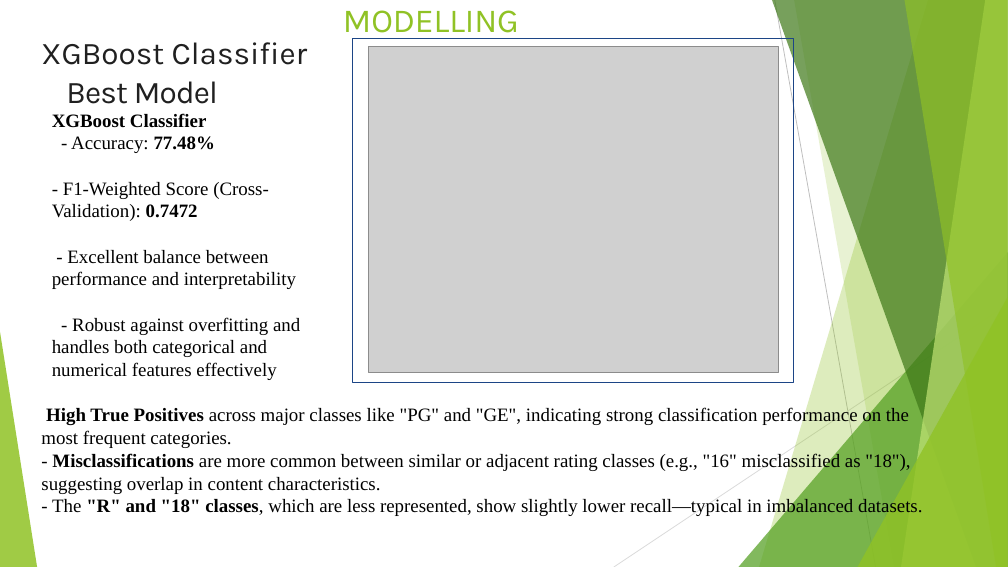
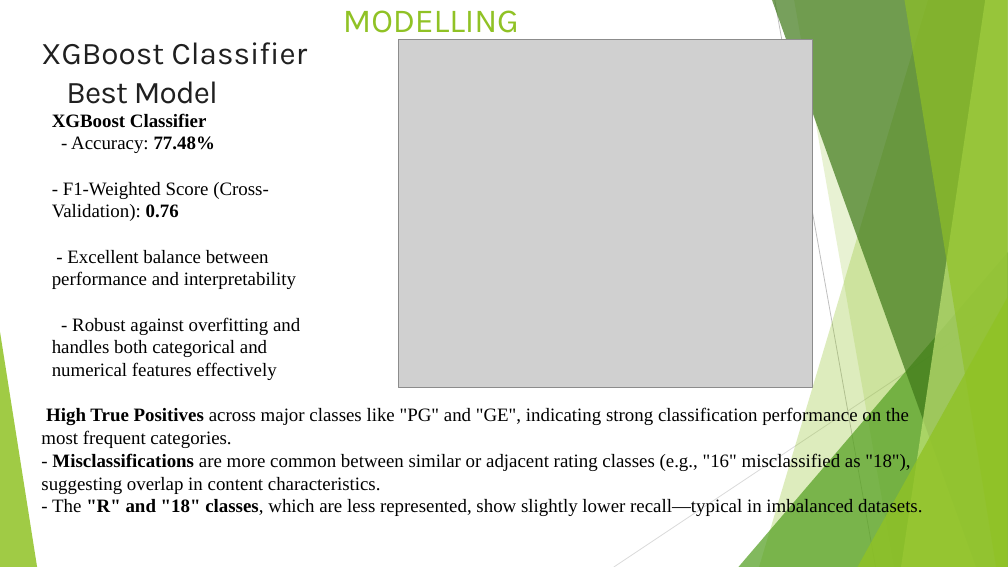
Before and after one commit to cminyade/Data_Alchemists, a slide deck: slide 7 of audiovisual_presentation.pptx. Drawn at 1008x567 pixels with LibreOffice and Linux fonts; fonts in the diff are those of the drawing; grey boxes stand for pictures. Boxes give left, top, right and bottom in pixels: in the first picture for what was removed or moved away, otherwise in the second. Text is boxed around its words. In the diff, an @@ line names an element or a change of style, - is before the commit and + after.

```diff
--- a/audiovisual_presentation.pptx
+++ b/audiovisual_presentation.pptx
@@ freeform shape removed at box(353, 39, 794, 383) @@
@@ picture: place and size @@
-picture at box(368, 47, 778, 373)
+picture at box(399, 40, 813, 388)
@@ text at box(52, 182, 269, 221): text changed @@
-- F1-Weighted Score (Cross-Validation): 0.7472
+- F1-Weighted Score (Cross-Validation): 0.76
```
Also in this commit, not shown: 1 slide added, 1 other file.
